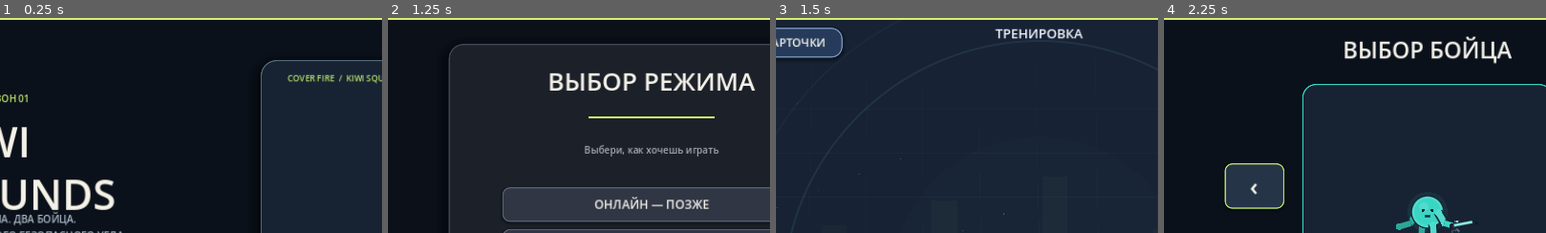
Above: before the commit, frames 1-4 (left to right).
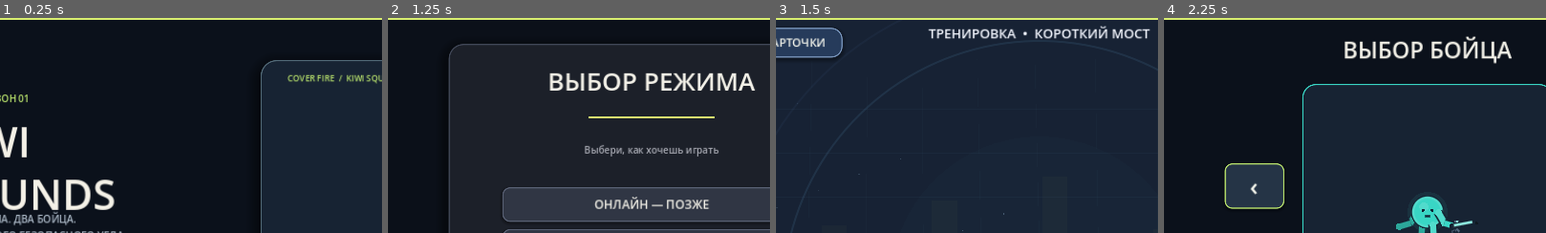
Above: after the commit, the same moments.

Repository: loslam-del/Kiwi-rounds
Game: Godot game, scene res://scenes/main.tscn
Two runs of this game, one before a commit and one after it. Both use one fixed random seed, a clock stepped at 60 frames per second and the inputs below.
Inputs:
- Up to frame 1 (0.25 s): no input
- Up to frame 2 (1.25 s): click "ИГРАТЬ" at 0.5 s
- Up to frame 3 (1.5 s): click "ТРЕНИРОВКА" at 1.25 s
- Up to frame 4 (2.25 s): click "СКИН: Бирюзовый" at 2 s
The pictures show only the part of the screen within x 16-66%, y 0-50%; the shares and areas given below are measured in that part.

Frames 1-2 are identical in both runs. In frame 3, 1.8% of the frame differs, in the area x 39-98%, y 3-10%; in frame 4, nothing differs.

Commit message:
Show active arena in HUD and polish menu details

Diff:
--- a/scripts/main.gd
+++ b/scripts/main.gd
@@ -794,7 +794,6 @@
     hide_a.body_color = Color("#f2e5ce")
     hide_a.skin_style = "kiwi"
     hide_a.position = Vector2(790,455)
-    hide_a.scale = Vector2(1.45,1.45)
     hide_a.facing = 1.0
     hide_a.aim_input = Vector2(1,-0.35)
     hide_a.scale = Vector2(1.35,1.35)
@@ -1560,7 +1559,7 @@
 
 func _build_training_maps(shade: Control) -> void:
     var info := Label.new()
-    info.text = "10 АРЕН  •  У КАЖДОЙ СВОЯ АТМОСФЕРА И РАСКЛАДКА"
+    info.text = "АРЕНЫ: %d  •  У КАЖДОЙ СВОЯ АТМОСФЕРА И РАСКЛАДКА" % all_maps.size()
     info.position = Vector2(0,155)
     info.size = Vector2(1280,32)
     info.horizontal_alignment = HORIZONTAL_ALIGNMENT_CENTER
@@ -1851,8 +1850,15 @@
         _show_upgrade_panel()
 
 func _update_hud() -> void:
-    if is_instance_valid(hud):
-        hud.text = "ТРЕНИРОВКА" if game_mode == "training" else "РАУНД %d     ТЫ  %d : %d  CPU" % [round_index,score_player,score_bot]
+    if not is_instance_valid(hud):
+        return
+    var arena_name := "АРЕНА"
+    if not all_maps.is_empty():
+        arena_name = str(all_maps[clampi(map_index, 0, all_maps.size() - 1)].get("name", "АРЕНА"))
+    if game_mode == "training":
+        hud.text = "ТРЕНИРОВКА  •  " + arena_name
+    else:
+        hud.text = "%s     РАУНД %d     ТЫ  %d : %d  CPU" % [arena_name,round_index,score_player,score_bot]
 
 func _show_training_round_end() -> void:
     _show_panel("РАУНД ЗАВЕРШЁН",[
